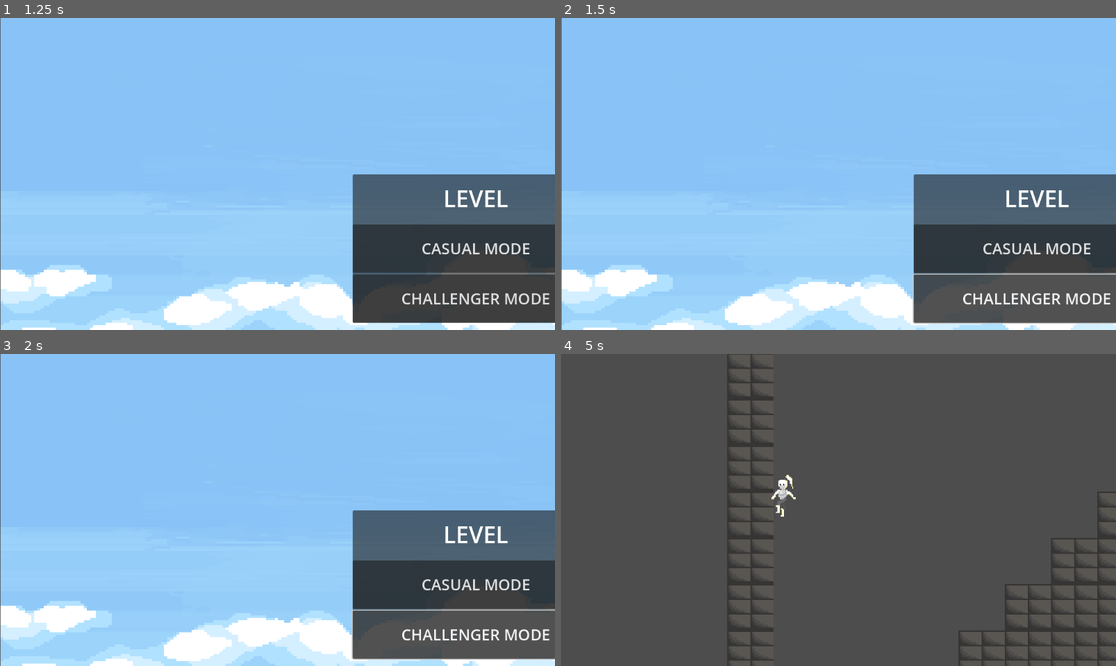
Above: before the commit, frames 1-4 (two rows, left to right).
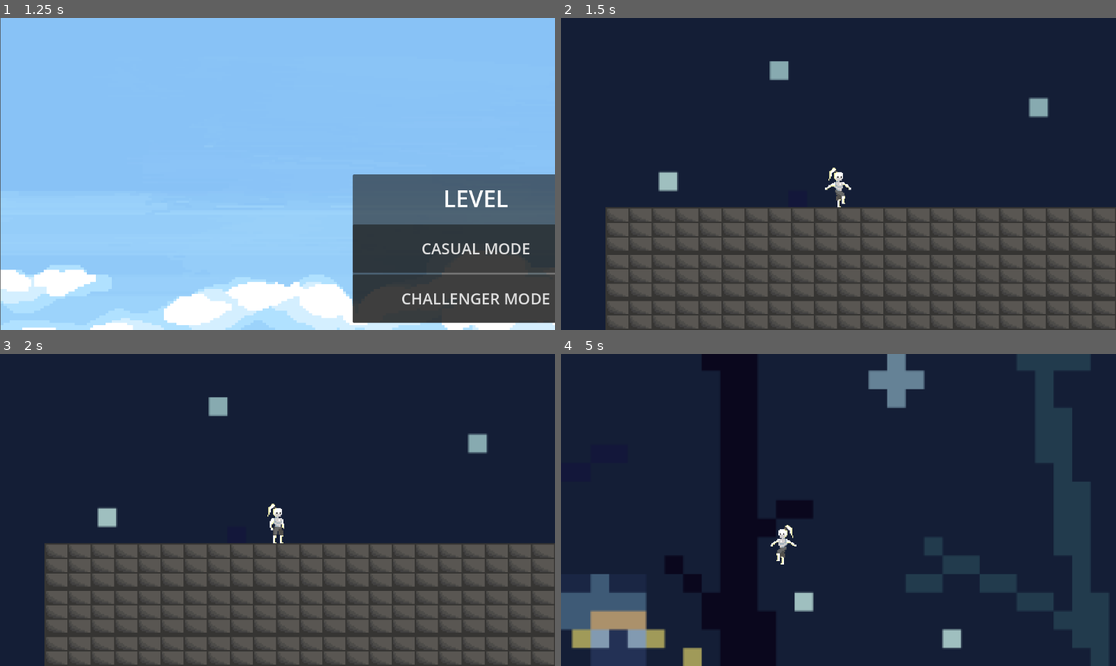
Above: after the commit, the same moments.

Repository: yz21161/CLIMB
Game: Godot game, scene res://main_menu.tscn
The game is run twice, just before and just after one commit, with the same random seed, the same clock (stepped at 60 frames per second) and the same inputs.
Inputs (mouse positions are in pixels of both pictures, inside the frame that each line leads up to):
- Up to frame 1 (1.25 s): click "START" at 0.5 s
- Up to frame 2 (1.5 s): click "CHALLENGER MODE" at 1.25 s
- Up to frame 3 (2 s): no input
- Up to frame 4 (5 s): click (1038, 584) at 2 s, where only the run before the commit has a clickable "CASUAL MODE"; move the mouse to (960, 494) at 2.77 s; hold D (right) 2.78-4.28 s; click (960, 494) at 2.85 s; tap Space (jump) at 3.02, 3.77 s; move the mouse to (727, 525) at 3.52 s; click (727, 525) at 3.6 s; move the mouse to (894, 441) at 4.27 s; hold A (left) from 4.28 s (still down); click (894, 441) at 4.35 s

Frame 1 is identical in both runs. In frame 2, 94% of the frame differs, in the area x 0-100%, y 0-100%; in frame 3, 94%; in frame 4, 100%.

Commit message:
Add files via upload

Diff:
--- a/World1.tscn
+++ b/World1.tscn
@@ -3,10 +3,10 @@
 [ext_resource type="Texture2D" uid="uid://bc0ryspr2i2nb" path="res://background.png" id="1_7o1cv"]
 [ext_resource type="PackedScene" uid="uid://dn1mgfd6dqo7c" path="res://mage.tscn" id="1_lm4co"]
 [ext_resource type="Texture2D" uid="uid://cmc4fysoknq27" path="res://Dungeon Stone.png" id="3_jpstw"]
-[ext_resource type="Texture2D" uid="uid://cjb4dr175whr8" path="res://Legacy-Fantasy - High Forest 2.3/Assets/Tiles.png" id="4_0r4hd"]
 [ext_resource type="PackedScene" uid="uid://daghis1151c0t" path="res://Slime.tscn" id="4_tlrag"]
+[ext_resource type="PackedScene" uid="uid://cv5ua7ia5mfy4" path="res://platformcha.tscn" id="6_hx506"]
 [ext_resource type="PackedScene" uid="uid://c2p211sdya2lm" path="res://test_enemy.tscn" id="6_ukedd"]
-[ext_resource type="PackedScene" uid="uid://b4wcqwa3do87c" path="res://platform.tscn" id="11_t3mnh"]
+[ext_resource type="Script" path="res://platformcha.gd" id="7_hyyeo"]
 
 [sub_resource type="TileSetAtlasSource" id="TileSetAtlasSource_0jfj3"]
 texture = ExtResource("3_jpstw")
@@ -24,7 +24,6 @@
 0:0/2/physics_layer_0/angular_velocity = 0.0
 
 [sub_resource type="TileSetAtlasSource" id="TileSetAtlasSource_61s06"]
-texture = ExtResource("4_0r4hd")
 texture_region_size = Vector2i(32, 32)
 0:0/0 = 0
 0:0/0/physics_layer_0/linear_velocity = Vector2(0, 0)
@@ -469,12 +468,13 @@
 offset_top = -5413.0
 offset_right = 2453.0
 offset_bottom = 773.0
+scale = Vector2(1.0011, 1)
 texture = ExtResource("1_7o1cv")
 expand_mode = 4
 stretch_mode = 1
 
 [node name="Mage" parent="." instance=ExtResource("1_lm4co")]
-position = Vector2(1, -2)
+position = Vector2(1, 41)
 scale = Vector2(0.779693, 0.760642)
 
 [node name="TileMap" type="TileMap" parent="."]
@@ -511,8 +511,9 @@
 position = Vector2(15.5, -2929)
 shape = SubResource("RectangleShape2D_p1xoh")
 
-[node name="AnimatableBody2D" parent="." instance=ExtResource("11_t3mnh")]
-position = Vector2(-447, -18)
+[node name="platformcha" parent="." instance=ExtResource("6_hx506")]
+scale = Vector2(1.00539, 0.946419)
+script = ExtResource("7_hyyeo")
 
 [connection signal="body_entered" from="deadzone" to="Mage" method="_on_deadzone_body_entered"]
 [connection signal="body_entered" from="freefall" to="Mage" method="_on_freefall_body_entered"]
--- /dev/null
+++ b/platformcha.gd
@@ -0,0 +1,11 @@
+extends AnimatableBody2D
+
+
+# Called when the node enters the scene tree for the first time.
+func _ready():
+	$AnimationPlayer.play("platform")
+
+
+# Called every frame. 'delta' is the elapsed time since the previous frame.
+func _process(delta):
+	pass
--- /dev/null
+++ b/platformcha.tscn
@@ -0,0 +1,46 @@
+[gd_scene load_steps=5 format=3 uid="uid://cv5ua7ia5mfy4"]
+
+[ext_resource type="Texture2D" uid="uid://bply3avn357v7" path="res://platform.png" id="1_oj6tq"]
+
+[sub_resource type="RectangleShape2D" id="RectangleShape2D_51yux"]
+size = Vector2(67, 10)
+
+[sub_resource type="Animation" id="Animation_w12me"]
+resource_name = "platform"
+length = 20.0
+loop_mode = 1
+tracks/0/type = "value"
+tracks/0/imported = false
+tracks/0/enabled = true
+tracks/0/path = NodePath(".:position")
+tracks/0/interp = 1
+tracks/0/loop_wrap = true
+tracks/0/keys = {
+"times": PackedFloat32Array(0, 10, 20),
+"transitions": PackedFloat32Array(1, 1, 1),
+"update": 0,
+"values": [Vector2(-1917, -13), Vector2(-1917, -2450), Vector2(-1917, -13)]
+}
+
+[sub_resource type="AnimationLibrary" id="AnimationLibrary_4edl5"]
+_data = {
+"platform": SubResource("Animation_w12me")
+}
+
+[node name="platformcha" type="AnimatableBody2D"]
+position = Vector2(-1917, -13)
+
+[node name="Sprite2D" type="Sprite2D" parent="."]
+position = Vector2(-8, -14)
+texture = ExtResource("1_oj6tq")
+region_enabled = true
+region_rect = Rect2(4.36803, 29, 69.632, 8)
+
+[node name="CollisionShape2D" type="CollisionShape2D" parent="."]
+position = Vector2(-8, -14)
+shape = SubResource("RectangleShape2D_51yux")
+
+[node name="AnimationPlayer" type="AnimationPlayer" parent="."]
+libraries = {
+"": SubResource("AnimationLibrary_4edl5")
+}
